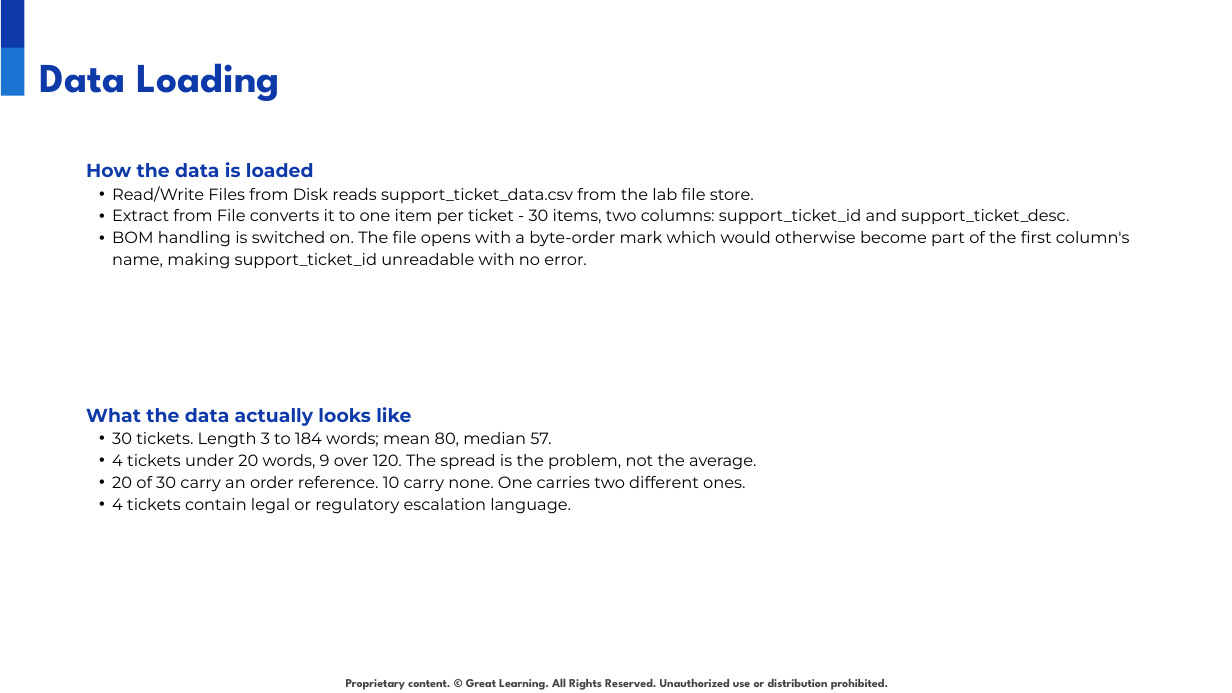
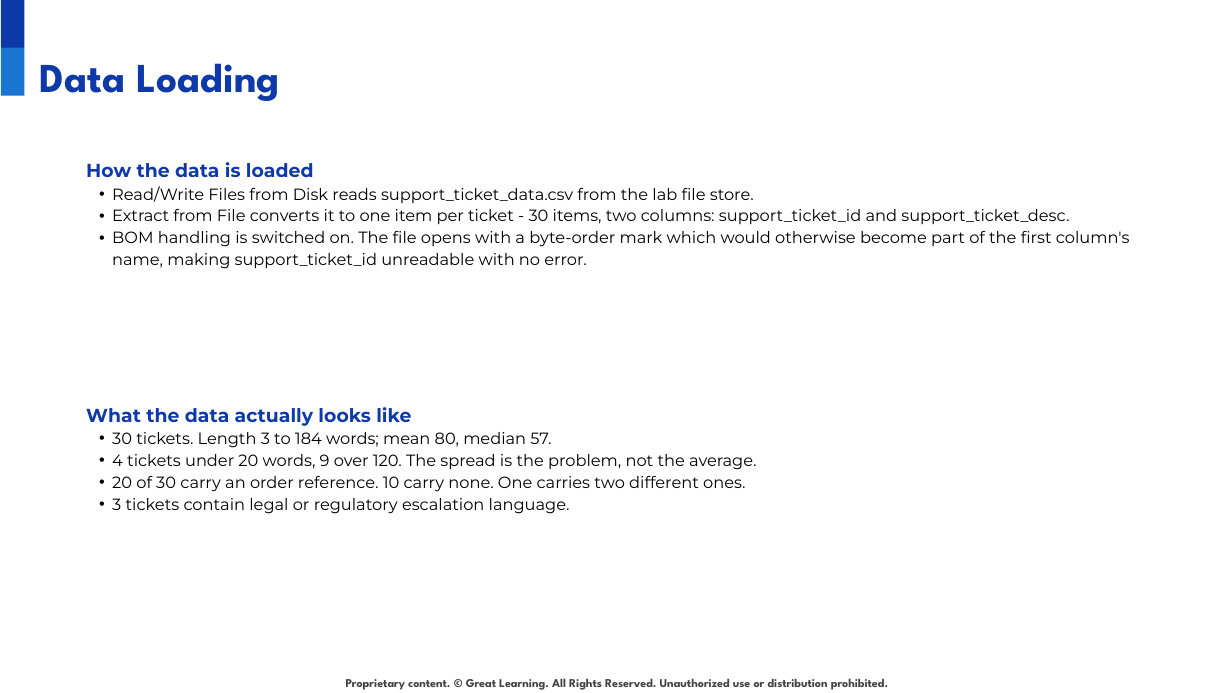
Before and after one commit to anirudhatalmale6-alt/shopnest-ticket-intelligence-n8n, a slide deck: slide 6 of deck/ShopNest_Solution_Presentation.pptx. Drawn at 1232x693 pixels with LibreOffice and Linux fonts; fonts in the diff are those of the drawing; background and template pictures are left out. Boxes give left, top, right and bottom in pixels: in the first picture for what was removed or moved away, otherwise in the second. Text is boxed around its words. In the diff, an @@ line names an element or a change of style, - is before the commit and + after.

```diff
--- a/deck/ShopNest_Solution_Presentation.pptx
+++ b/deck/ShopNest_Solution_Presentation.pptx
@@ text at [112, 498, 570, 514]: text changed @@
-• 4 tickets contain legal or regulatory escalation language.
+• 3 tickets contain legal or regulatory escalation language.
```
Also in this commit, not shown: 1 other slide changed, 3 other files.
